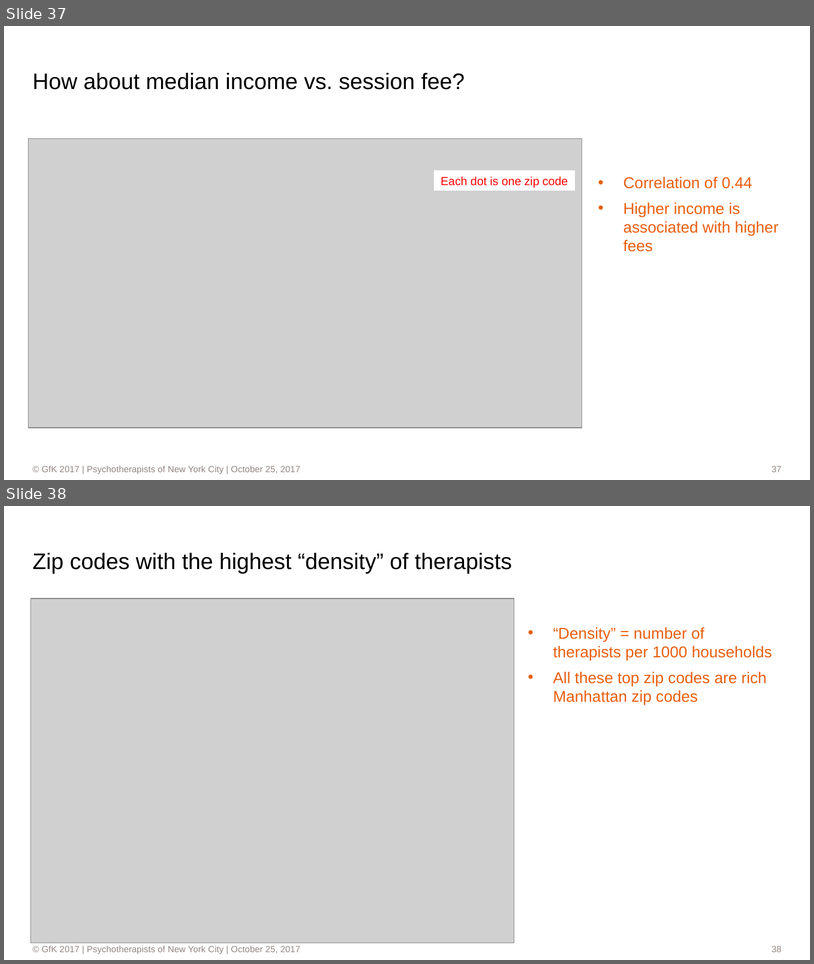
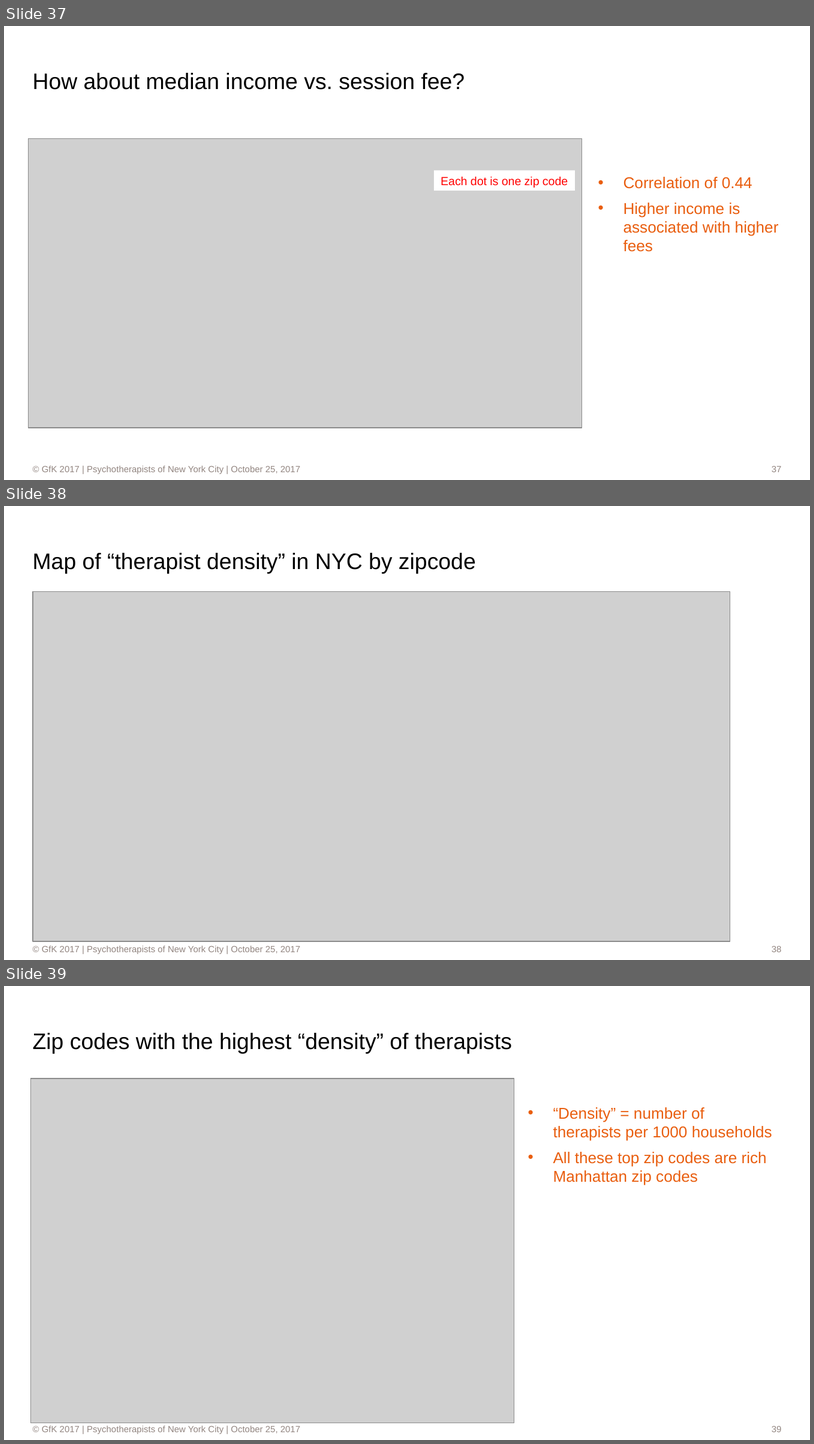
Before and after one commit to dl7631/psychotherapists, a slide deck: 2_Processing/NYC Psychotherapists.pptx. Shown one above the other, each under a label of ours: slides 37 and 38 before the commit, slides 37, 38 and 39 after it. The pictures are 814x964 and 814x1444 pixels, drawn with LibreOffice and Linux fonts; fonts in the diff are those of the drawing; grey boxes stand for pictures; background and template pictures are left out. Boxes give left, top, right and bottom in pixels: in the first picture for what was removed or moved away, otherwise in the second. Text is boxed around its words. In the diff, an @@ line names an element or a change of style, - is before the commit and + after.

Commit message:
Adding map of zips in NYC by therapist density

```diff
--- a/2_Processing/NYC Psychotherapists.pptx
+++ b/2_Processing/NYC Psychotherapists.pptx
@@ slide 38 added at <box>4,506,810,960</box>, background #FFFFFF; not listed: 2 template elements that a slide beside it also shows @@
@@ title added at <box>33,553,476,574</box>, 20 pt, text #000000 @@
+Map of “therapist density” in NYC by zipcode
@@ picture added at <box>33,591,731,940</box> @@
@@ what was slide 38 is now slide 39 @@
```
Also in this commit, not shown: 2 other files.
